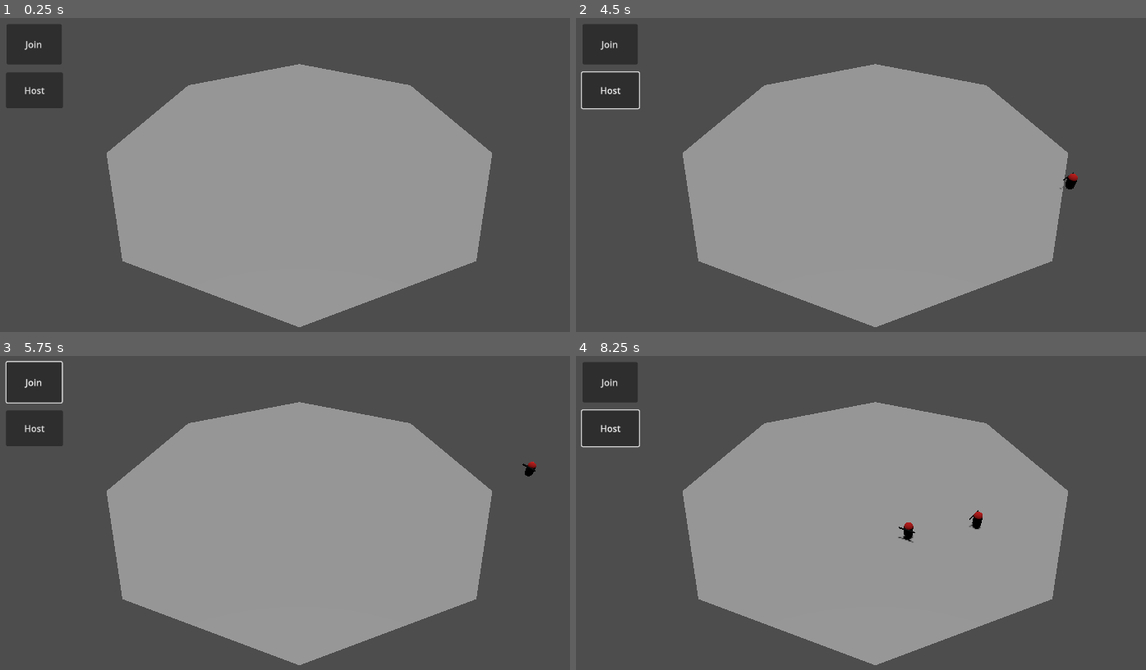
Above: before the commit, frames 1-4 (two rows, left to right).
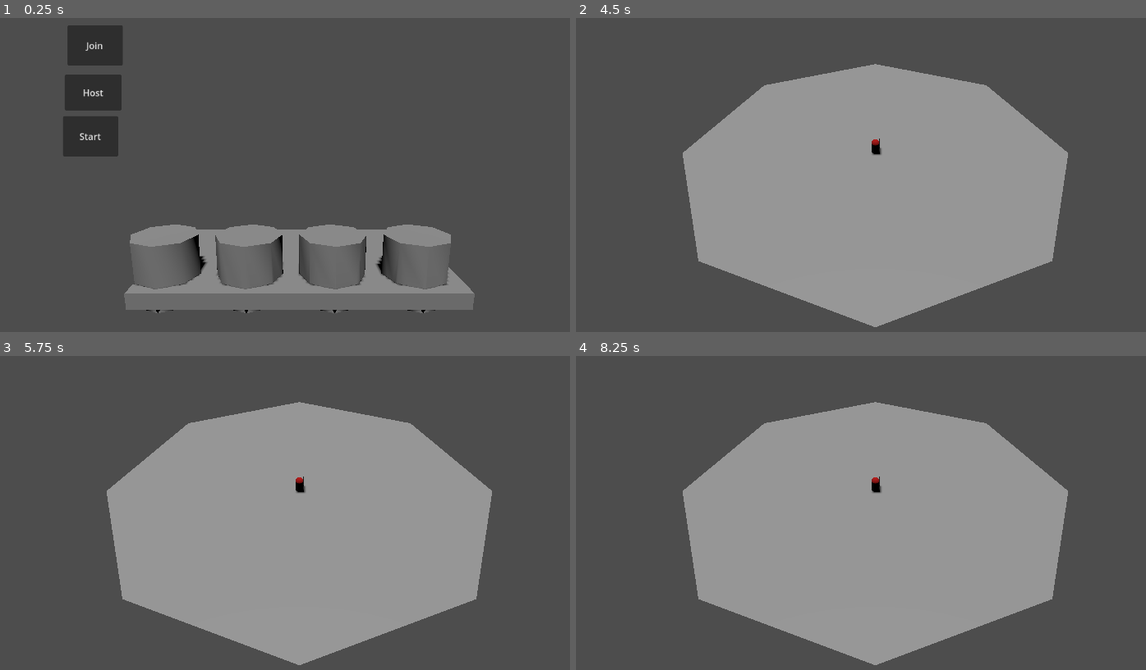
Above: after the commit, the same moments.

Repository: SABECK1/wk
Game: Godot game, scene res://src/Menu/MainMenu.tscn
The game is run twice, just before and just after one commit, with the same random seed, the same clock (stepped at 60 frames per second) and the same inputs.
Inputs (mouse positions are in pixels of both pictures, inside the frame that each line leads up to):
- Up to frame 1 (0.25 s): no input
- Up to frame 2 (4.5 s): click "Host" at 0.5 s; click (667, 137) at 1.25 s, where only the run after the commit has a clickable "Start"; click (610, 43) at 2 s, where only the run before the commit has a clickable "Join"; move the mouse to (1020, 178) at 2.77 s; hold D (ui_right) 2.78-3.53 s; tap E (ability_e) at 2.85, 4.35 s; move the mouse to (741, 215) at 3.52 s; hold S (ui_down) 3.53-4.28 s; tap Q (ability_q) at 3.6 s; move the mouse to (940, 118) at 4.27 s; hold D (ui_right) from 4.28 s (still down)
- Up to frame 3 (5.75 s): move the mouse to (267, 610) at 5.02 s; release D (ui_right) at 5.03 s; hold W (ui_up) from 5.03 s (still down); tap Q (ability_q) at 5.1 s
- Up to frame 4 (8.25 s): move the mouse to (1071, 591) at 5.77 s; release W (ui_up) at 5.78 s; hold A (ui_left) 5.78-7.28 s; tap E (ability_e) at 5.85, 7.35 s; move the mouse to (678, 481) at 6.52 s; tap Q (ability_q) at 6.6, 8.1 s; move the mouse to (906, 534) at 7.27 s; hold S (ui_down) 7.28-8.03 s; move the mouse to (775, 443) at 8.02 s; hold D (ui_right) from 8.03 s (still down)

The runs differ from the first frame. In frame 1, 46% of the frame differs, in the area x 1-87%, y 2-99%; in frame 2, 2.5%; in frame 3, 2.6%; in frame 4, 2.7%.
Error before the commit: Invalid access to property or key 'position' on a base object of type 'Dictionary'. (res://src/Abilities/Ghost/Ghost.gd:15)

Commit message:
Multiplayerlobby

Diff:
--- a/src/Menu/MainMenu.gd
+++ b/src/Menu/MainMenu.gd
@@ -3,29 +3,63 @@
 const SERVER_PORT = 8080
 const SERVER_IP = "127.0.0.1"
 var peer = ENetMultiplayerPeer.new()
-@export var main_scene: PackedScene
-@onready var _player_spawn_node = get_node("/root/Game/Levels/Players")
+@export var dummy_player: PackedScene
+
+var players_in_lobby = {} # Stores information about the player and where they spawn in the lobby
+const max_player_count = 4 # Keeps track of players in the lobby
+@onready var spawn_platforms = get_node("/root/Game/MultiplayerLobby/Map/CSGBox3D").get_children()
+
+#@onready var cam = get_node("/root/Game/MultiplayerLobby/MainCam")
+
+func _ready():
+	var platform_index = 0
+	# Store platforms in the dict so players can be assigned when joining
+	for platform in spawn_platforms:
+		players_in_lobby[platform_index] = {"Platform" : platform, "Player" : null}
+		platform_index += 1
 
 func _on_host_pressed():
 	peer.create_server(SERVER_PORT)
 	multiplayer.multiplayer_peer = peer
 	multiplayer.peer_connected.connect(_add_player)
 	multiplayer.peer_disconnected.connect(_del_player)
-	_add_player(1)
+
+	call_deferred("_add_player", 1)
+
+
 
 func _add_player(id: int):
 	print("Player %s joined the game!" % id)
-	var player = main_scene.instantiate()
+	var player = dummy_player.instantiate()
 	player.name = str(id)
+	call_deferred("_add_player_to_lobby", player)
+
+func _add_player_to_lobby(player : Node):
+	var _player_spawn_node = get_node("/root/Game/MultiplayerLobby/Map/Players")
 	_player_spawn_node.add_child(player)
-	#call_deferred("add_child", player)
+	for i in max_player_count:
+		if players_in_lobby[i]["Player"] != null:
+			continue
+		players_in_lobby[i]["Player"] = player
+		player.position = players_in_lobby[i]["Platform"].position + Vector3(0, 3, 4)
+		player.look_at(player.position + Vector3(-1, 0, 0), Vector3.UP)
+		return
+
 
 func _del_player(id: int):
 	print("Player %s left the game!" % id)
+
+	var _player_spawn_node = get_node("/root/MultiplayerLobby/Levels/Players")
 	if not _player_spawn_node.get_node(str(id)):
 		return
 	_player_spawn_node.get_node(str(id)).queue_free()
 
+
 func _on_join_pressed():
 	peer.create_client(SERVER_IP, SERVER_PORT)
 	multiplayer.multiplayer_peer = peer
+
+
+
+func _on_start_pressed():
+	get_tree().change_scene_to_file("res://src/Scenes/Maps/MainMap.tscn")
--- a/src/Menu/MainMenu.tscn
+++ b/src/Menu/MainMenu.tscn
@@ -1,7 +1,7 @@
 [gd_scene load_steps=3 format=3 uid="uid://blxonpuumhciy"]
 
 [ext_resource type="Script" path="res://src/Menu/MainMenu.gd" id="1_4epyi"]
-[ext_resource type="PackedScene" uid="uid://bahg8piforqi1" path="res://src/Scenes/PlayerScenes/PlayerScene.tscn" id="2_luxqi"]
+[ext_resource type="PackedScene" uid="uid://bbj33kkcxogja" path="res://src/Scenes/PlayerScenes/DummyPlayer.tscn" id="2_gel8b"]
 
 [node name="Game" type="Node3D"]
 
@@ -10,10 +10,14 @@
 anchors_preset = 15
 anchor_right = 1.0
 anchor_bottom = 1.0
+offset_left = 105.0
+offset_top = -101.0
+offset_right = 105.0
+offset_bottom = -101.0
 grow_horizontal = 2
 grow_vertical = 2
 script = ExtResource("1_4epyi")
-main_scene = ExtResource("2_luxqi")
+dummy_player = ExtResource("2_gel8b")
 
 [node name="Join" type="Button" parent="MainMenu"]
 layout_mode = 1
@@ -22,40 +26,76 @@
 anchor_top = 0.038
 anchor_right = 0.03
 anchor_bottom = 0.038
-offset_left = 27.44
-offset_top = -6.624
-offset_right = 124.44
-offset_bottom = 64.376
+offset_left = 29.44
+offset_top = 96.376
+offset_right = 126.44
+offset_bottom = 167.376
 text = "Join"
 
 [node name="Host" type="Button" parent="MainMenu"]
 layout_mode = 0
-offset_left = 61.0
-offset_top = 103.0
-offset_right = 161.0
-offset_bottom = 166.0
+offset_left = 59.0
+offset_top = 208.0
+offset_right = 159.0
+offset_bottom = 271.0
 text = "Host"
 
 [node name="PlayerSpawner" type="MultiplayerSpawner" parent="MainMenu"]
-_spawnable_scenes = PackedStringArray("res://src/Scenes/PlayerScenes/PlayerScene.tscn", "res://src/Abilities/Ghost/Ghost.tscn", "res://src/Abilities/Ghost/GhostDisplay.tscn")
-spawn_path = NodePath("../../Levels/Players")
+_spawnable_scenes = PackedStringArray("res://src/Scenes/PlayerScenes/DummyPlayer.tscn")
+spawn_path = NodePath("../../MultiplayerLobby/Map/Players")
 
-[node name="Levels" type="Node3D" parent="."]
+[node name="Start" type="Button" parent="MainMenu"]
+layout_mode = 1
+anchors_preset = -1
+anchor_left = 0.03
+anchor_top = 0.038
+anchor_right = 0.03
+anchor_bottom = 0.038
+offset_left = 21.44
+offset_top = 256.376
+offset_right = 118.44
+offset_bottom = 327.376
+text = "Start"
 
-[node name="Ground" type="CSGCylinder3D" parent="Levels"]
-use_collision = true
-radius = 24.0
-height = 0.002
+[node name="MultiplayerLobby" type="Node3D" parent="."]
 
-[node name="Sun" type="DirectionalLight3D" parent="Levels"]
-transform = Transform3D(1, 0, 0, 0, 1.31134e-07, 1, 0, -1, 1.31134e-07, 0, 25, 0)
+[node name="Map" type="Node3D" parent="MultiplayerLobby"]
+
+[node name="Sun" type="DirectionalLight3D" parent="MultiplayerLobby/Map"]
+transform = Transform3D(1, 0, 0, 0, -0.5, 0.866026, 0, -0.866026, -0.5, 0, 25, -9)
 shadow_enabled = true
 
-[node name="Players" type="Node3D" parent="Levels"]
+[node name="Players" type="Node3D" parent="MultiplayerLobby/Map"]
 
-[node name="MainCam" type="Camera3D" parent="."]
-transform = Transform3D(-1, -8.74228e-08, 0, -6.35192e-08, 0.726575, 0.687087, -6.00671e-08, 0.687087, -0.726575, 0, 32.973, -43)
-fov = 46.1
+[node name="CSGBox3D" type="CSGBox3D" parent="MultiplayerLobby/Map"]
+transform = Transform3D(1, 0, 0, 0, 1, 0, 0, 0, 1, 0, 0, 5)
+size = Vector3(19, 1, 11)
+metadata/_edit_group_ = true
+
+[node name="Podium1" type="CSGCylinder3D" parent="MultiplayerLobby/Map/CSGBox3D"]
+transform = Transform3D(1, 0, 0, 0, 1, 0, 0, 0, 1, 8, 1, -3)
+radius = 2.0
+height = 4.0
+
+[node name="Podium2" type="CSGCylinder3D" parent="MultiplayerLobby/Map/CSGBox3D"]
+transform = Transform3D(1, 0, 0, 0, 1, 0, 0, 0, 1, 3, 1, -3)
+radius = 2.0
+height = 4.0
+
+[node name="Podium3" type="CSGCylinder3D" parent="MultiplayerLobby/Map/CSGBox3D"]
+transform = Transform3D(1, 0, 0, 0, 1, 0, 0, 0, 1, -2, 1, -3)
+radius = 2.0
+height = 4.0
+
+[node name="Podium4" type="CSGCylinder3D" parent="MultiplayerLobby/Map/CSGBox3D"]
+transform = Transform3D(1, 0, 0, 0, 1, 0, 0, 0, 1, -7, 1, -3)
+radius = 2.0
+height = 4.0
+
+[node name="MainCam" type="Camera3D" parent="MultiplayerLobby"]
+transform = Transform3D(-1, -8.74228e-08, 4.43028e-14, -8.50428e-08, 0.972776, 0.231747, -2.026e-08, 0.231747, -0.972776, 0, 10, -17.975)
+fov = 54.9623
 
 [connection signal="pressed" from="MainMenu/Join" to="MainMenu" method="_on_join_pressed"]
 [connection signal="pressed" from="MainMenu/Host" to="MainMenu" method="_on_host_pressed"]
+[connection signal="pressed" from="MainMenu/Start" to="MainMenu" method="_on_start_pressed"]
--- a/src/Player/player.gd
+++ b/src/Player/player.gd
@@ -2,7 +2,7 @@
 const RAY_LENGTH = 2000
 var ray_origin = Vector3()
 var ray_target = Vector3()
-@onready var cam = get_node("/root/Game/MainCam")
+@onready var cam = get_node("/root/MainMap/MainCam")
 #@onready var cam = get_node("/root/Game/Levels/MainCam")
 #@onready var cam = $MainCam
 
--- /dev/null
+++ b/src/Scenes/Maps/MainMap.tscn
@@ -0,0 +1,24 @@
+[gd_scene load_steps=2 format=3 uid="uid://cnfb6ht8jbtjj"]
+
+[ext_resource type="PackedScene" uid="uid://bahg8piforqi1" path="res://src/Scenes/PlayerScenes/PlayerScene.tscn" id="1_f1w4d"]
+
+[node name="MainMap" type="Node3D"]
+
+[node name="Map" type="Node3D" parent="."]
+
+[node name="Ground" type="CSGCylinder3D" parent="Map"]
+use_collision = true
+radius = 24.0
+height = 0.002
+
+[node name="Sun" type="DirectionalLight3D" parent="Map"]
+transform = Transform3D(1, 0, 0, 0, 1.31134e-07, 1, 0, -1, 1.31134e-07, 0, 25, 0)
+shadow_enabled = true
+
+[node name="Players" type="Node3D" parent="Map"]
+
+[node name="Player" parent="Map/Players" instance=ExtResource("1_f1w4d")]
+
+[node name="MainCam" type="Camera3D" parent="."]
+transform = Transform3D(-1, -8.74228e-08, 0, -6.35192e-08, 0.726575, 0.687087, -6.00671e-08, 0.687087, -0.726575, 0, 32.973, -43)
+fov = 46.1
--- /dev/null
+++ b/src/Scenes/PlayerScenes/DummyPlayer.tscn
@@ -0,0 +1,40 @@
+[gd_scene load_steps=6 format=3 uid="uid://bbj33kkcxogja"]
+
+[sub_resource type="CapsuleMesh" id="CapsuleMesh_iupbm"]
+
+[sub_resource type="StandardMaterial3D" id="StandardMaterial3D_eh1br"]
+albedo_color = Color(0.686275, 0.027451, 0, 1)
+
+[sub_resource type="CylinderMesh" id="CylinderMesh_gacmo"]
+
+[sub_resource type="StandardMaterial3D" id="StandardMaterial3D_0g4wi"]
+albedo_color = Color(0, 0, 0, 1)
+
+[sub_resource type="SceneReplicationConfig" id="SceneReplicationConfig_k7tsm"]
+properties/0/path = NodePath(".:position")
+properties/0/spawn = true
+properties/0/replication_mode = 1
+properties/1/path = NodePath("Body:rotation")
+properties/1/spawn = true
+properties/1/replication_mode = 1
+properties/2/path = NodePath(".:visible")
+properties/2/spawn = true
+properties/2/replication_mode = 1
+
+[node name="Player" type="CharacterBody3D"]
+transform = Transform3D(-4.37114e-08, 0, 1, 0, 1, 0, -1, 0, -4.37114e-08, 0, 1.02719, 0)
+metadata/_edit_group_ = true
+
+[node name="Body" type="MeshInstance3D" parent="."]
+transform = Transform3D(-4.37114e-08, 0, 1, 0, 1, 0, -1, 0, -4.37114e-08, 0, 0, 0)
+mesh = SubResource("CapsuleMesh_iupbm")
+surface_material_override/0 = SubResource("StandardMaterial3D_eh1br")
+
+[node name="Staff" type="MeshInstance3D" parent="Body"]
+transform = Transform3D(0.00589102, 0.918531, -0.00152891, 3.1016e-12, -0.00589261, -0.239053, -0.10657, 0.050775, -8.45157e-05, 0.00171305, 0.425319, 0.498545)
+mesh = SubResource("CylinderMesh_gacmo")
+skeleton = NodePath("../..")
+surface_material_override/0 = SubResource("StandardMaterial3D_0g4wi")
+
+[node name="MultiplayerSynchronizer" type="MultiplayerSynchronizer" parent="."]
+replication_config = SubResource("SceneReplicationConfig_k7tsm")
